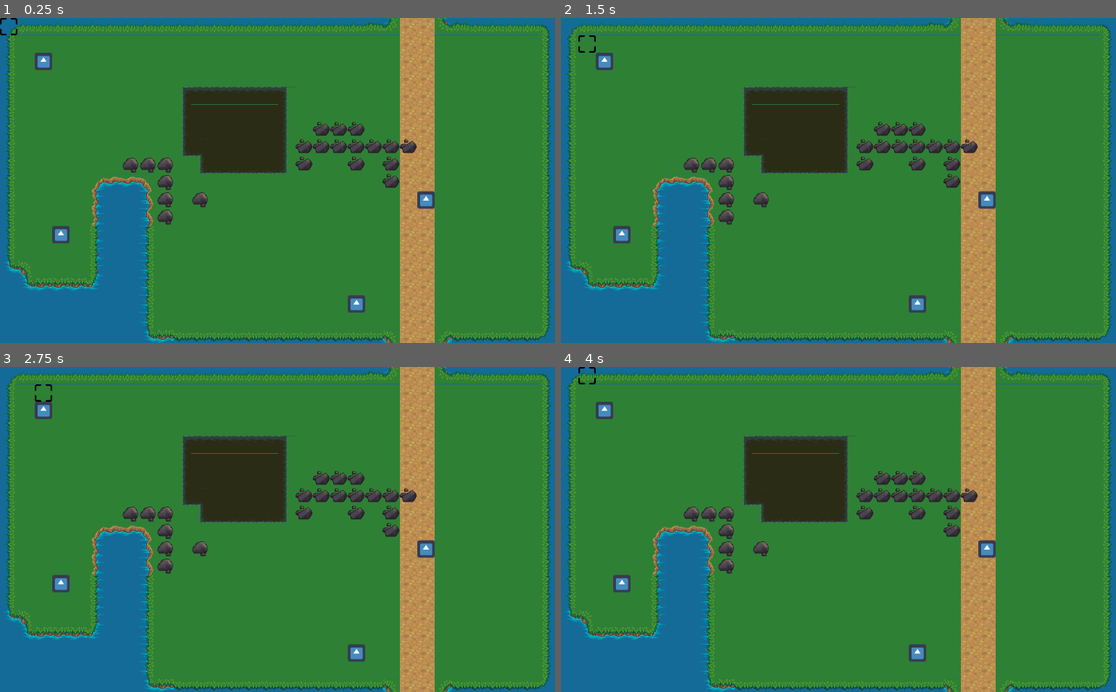
Above: before the commit, frames 1-4 (two rows, left to right).
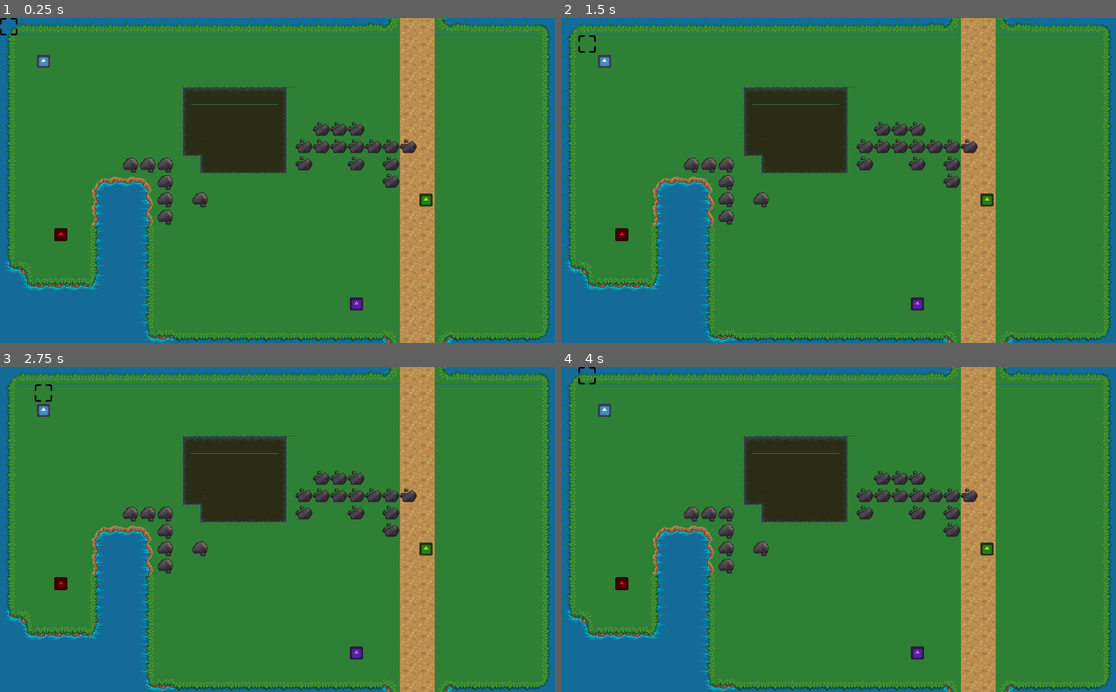
Above: after the commit, the same moments.

Repository: Chimpenseurs/necro-wars
Game: Godot game, scene res://Level.tscn
The game is run twice, just before and just after one commit, with the same random seed, the same clock (stepped at 60 frames per second) and the same inputs. The engine's default icon, where the game draws it, is replaced by a stand-in: a white triangle on a blue panel in a dark square.
Inputs:
- Up to frame 1 (0.25 s): no input
- Up to frame 2 (1.5 s): tap Enter at 0.5 s; hold Right (ui_right) 0.53-1.28 s; tap Space (ui_select) at 0.77, 1.25 s; hold Down (ui_down) from 1.28 s (still down)
- Up to frame 3 (2.75 s): tap Space (ui_select) at 1.52 s; tap Enter at 2 s; release Down (ui_down) at 2.03 s; hold Right (ui_right) from 2.03 s (still down)
- Up to frame 4 (4 s): tap Space (ui_select) at 2.75, 3.02, 3.77 s; release Right (ui_right) at 2.78 s; hold Up (ui_up) 2.78-3.53 s; tap Enter at 3.5 s; hold Left (ui_left) from 3.53 s (still down)

The runs differ from the first frame. In frame 1, 0.6% of the frame differs, in the area x 6-79%, y 10-91%; in frame 2, 0.6%; in frame 3, 0.6%; in frame 4, 0.6%.

Commit message:
add sprite into zone tileset

Diff:
--- a/Level.tscn
+++ b/Level.tscn
@@ -36,15 +36,22 @@
 [node name="Godot" parent="Units" index="0" instance=ExtResource( 4 )]
 
 position = Vector2( 64, 64 )
+_sections_unfolded = [ "Material", "Transform", "Visibility", "Z Index" ]
 
-[node name="Godot2" parent="Units" index="1" instance=ExtResource( 4 )]
+[node name="PurpleGodot" parent="Units" index="1" instance=ExtResource( 4 )]
 
+modulate = Color( 1, 0.289063, 0.838928, 1 )
 position = Vector2( 640, 512 )
+_sections_unfolded = [ "Transform", "Visibility", "Z Index" ]
 
-[node name="Godot3" parent="Units" index="2" instance=ExtResource( 4 )]
+[node name="DarkGodot" parent="Units" index="2" instance=ExtResource( 4 )]
 
+modulate = Color( 1, 0, 0, 1 )
 position = Vector2( 96, 384 )
+_sections_unfolded = [ "Transform", "Visibility", "Z Index" ]
 
-[node name="Godot4" parent="Units" index="3" instance=ExtResource( 4 )]
+[node name="GreenGodot" parent="Units" index="3" instance=ExtResource( 4 )]
 
+modulate = Color( 0.584411, 0.882813, 0.148285, 1 )
 position = Vector2( 768, 320 )
+_sections_unfolded = [ "Transform", "Visibility", "Z Index" ]
--- a/map/assets/tilesezones.tres
+++ b/map/assets/tilesezones.tres
@@ -13,3 +13,12 @@
 0/occluder_offset = Vector2( 16, 16 )
 0/navigation_offset = Vector2( 16, 16 )
 0/shapes = [  ]
+1/name = "AttackCell"
+1/texture = ExtResource( 1 )
+1/tex_offset = Vector2( 0, 0 )
+1/modulate = Color( 0.788235, 0.722671, 0.368627, 0.75 )
+1/region = Rect2( 0, 0, 32, 32 )
+1/is_autotile = false
+1/occluder_offset = Vector2( 16, 16 )
+1/navigation_offset = Vector2( 16, 16 )
+1/shapes = [  ]
--- a/map/scenes/TileSetZones.tscn
+++ b/map/scenes/TileSetZones.tscn
@@ -2,10 +2,18 @@
 
 [ext_resource path="res://map/assets/EmptySquare.png" type="Texture" id=1]
 
-[node name="TileSetZones" type="Node2D"]
+[node name="TileSetZones" type="Node2D" index="0"]
 
 [node name="Sprite" type="Sprite" parent="." index="0"]
 
 modulate = Color( 0.368627, 0.788235, 0.384314, 0.75 )
 position = Vector2( 17.1472, 16.8237 )
 texture = ExtResource( 1 )
+_sections_unfolded = [ "Material", "Visibility" ]
+
+[node name="AttackCell" type="Sprite" parent="." index="1"]
+
+modulate = Color( 0.788235, 0.722671, 0.368627, 0.75 )
+position = Vector2( 17.1472, 52.8237 )
+texture = ExtResource( 1 )
+_sections_unfolded = [ "Material", "Visibility" ]
--- a/units/scenes/Unit.tscn
+++ b/units/scenes/Unit.tscn
@@ -10,7 +10,8 @@
 
 [node name="Sprite" type="Sprite" parent="." index="0"]
 
-scale = Vector2( 0.5, 0.5 )
+position = Vector2( 4, 4 )
+scale = Vector2( 0.375, 0.375 )
 texture = ExtResource( 2 )
 centered = false
 _sections_unfolded = [ "Offset", "Region", "Transform", "Visibility", "Z Index" ]
--- a/units/scripts/Unit.gd
+++ b/units/scripts/Unit.gd
@@ -1,7 +1,8 @@
 extends Node2D
 
 var pos = Vector2(0, 0)
-var speed = 3
+var speed = 3  # TODO : separate speed and move range
+var attack_range = 1
 
 func _ready():
 	self.pos = self.position /32
